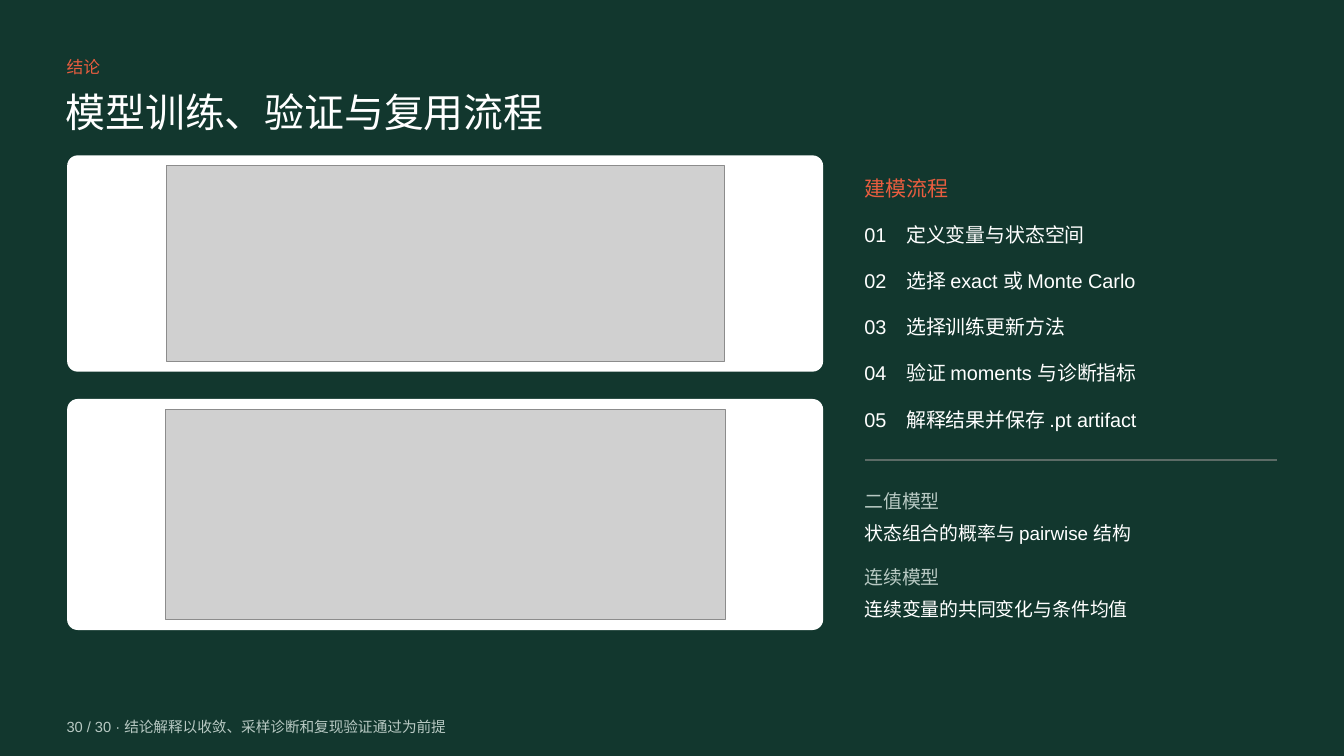
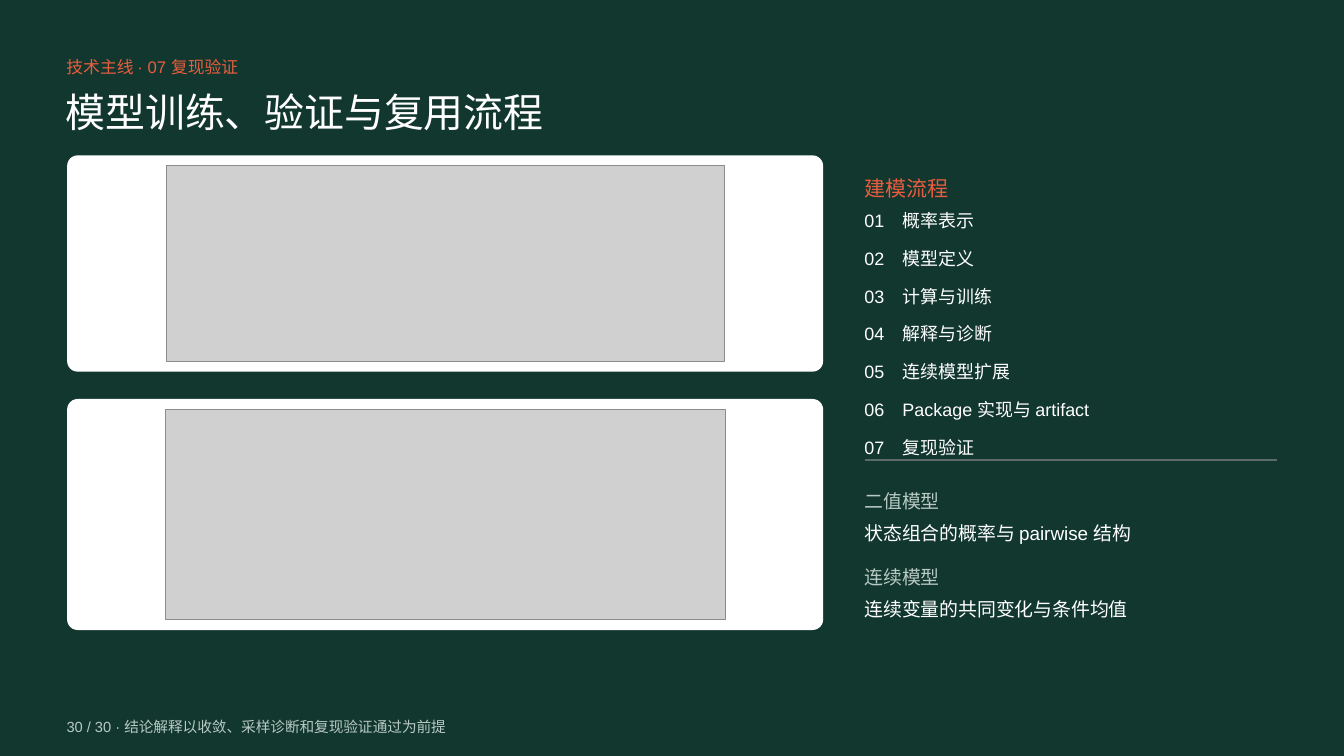
Before and after one commit to sqsssq/edu-analysis, a slide deck: slide 30 of output/pptx/learnenergy-foundations-technical-report-cn-v2.pptx. Drawn at 1344x756 pixels with LibreOffice and Linux fonts; fonts in the diff are those of the drawing; grey boxes stand for pictures. Boxes give left, top, right and bottom in pixels: in the first picture for what was removed or moved away, otherwise in the second. Text is boxed around its words. In the diff, an @@ line names an element or a change of style, - is before the commit and + after.

```diff
--- a/output/pptx/learnenergy-foundations-technical-report-cn-v2.pptx
+++ b/output/pptx/learnenergy-foundations-technical-report-cn-v2.pptx
@@ text added at box(66, 59, 238, 75), 12 pt, text #E85D3F @@
+技术主线 · 07 复现验证
@@ text removed at box(67, 59, 101, 75) @@
-结论
@@ text removed at box(864, 225, 1084, 244) @@
-01 定义变量与状态空间
@@ text at box(864, 288, 992, 305): text changed; size 14.2 to 12.8 pt @@
-03 选择训练更新方法
+03 计算与训练
@@ text removed at box(864, 271, 1135, 290) @@
-02 选择 exact 或 Monte Carlo
@@ text at box(864, 325, 992, 342): text changed; size 14.2 to 12.8 pt @@
-04 验证 moments 与诊断指标
+04 解释与诊断
@@ text removed at box(864, 410, 1136, 431) @@
-05 解释结果并保存 .pt artifact
@@ group added at box(864, 212, 1089, 456): 5 texts @@
+01 概率表示
+02 模型定义
+05 连续模型扩展
+06 Package 实现与 artifact
+07 复现验证
```
Also in this commit, not shown: 28 other slides changed, 1 slide added, 1 slide removed.
